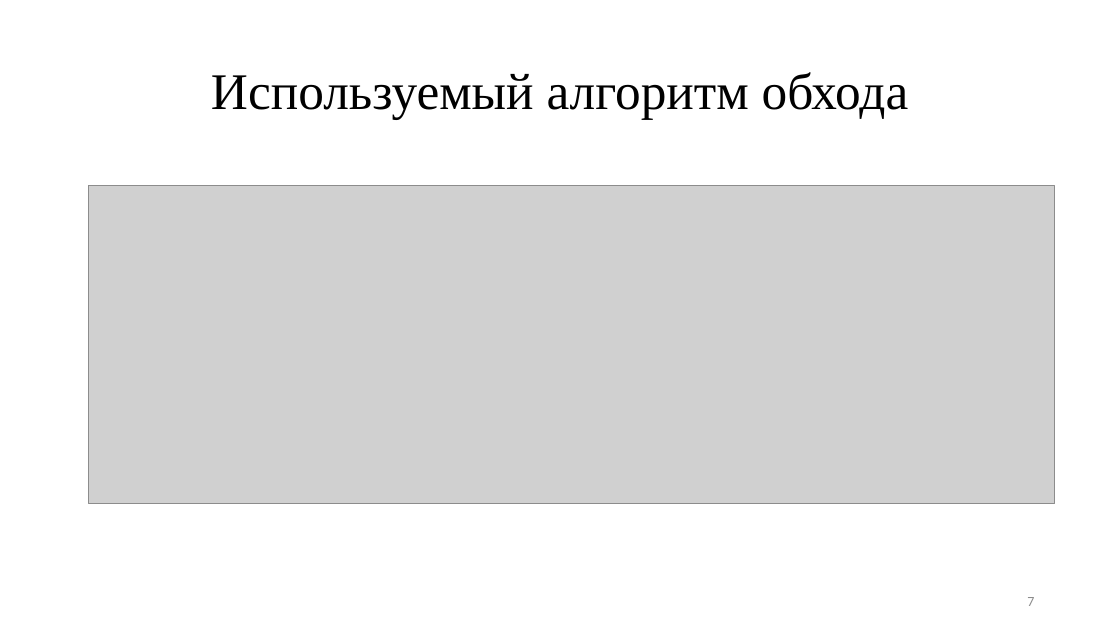
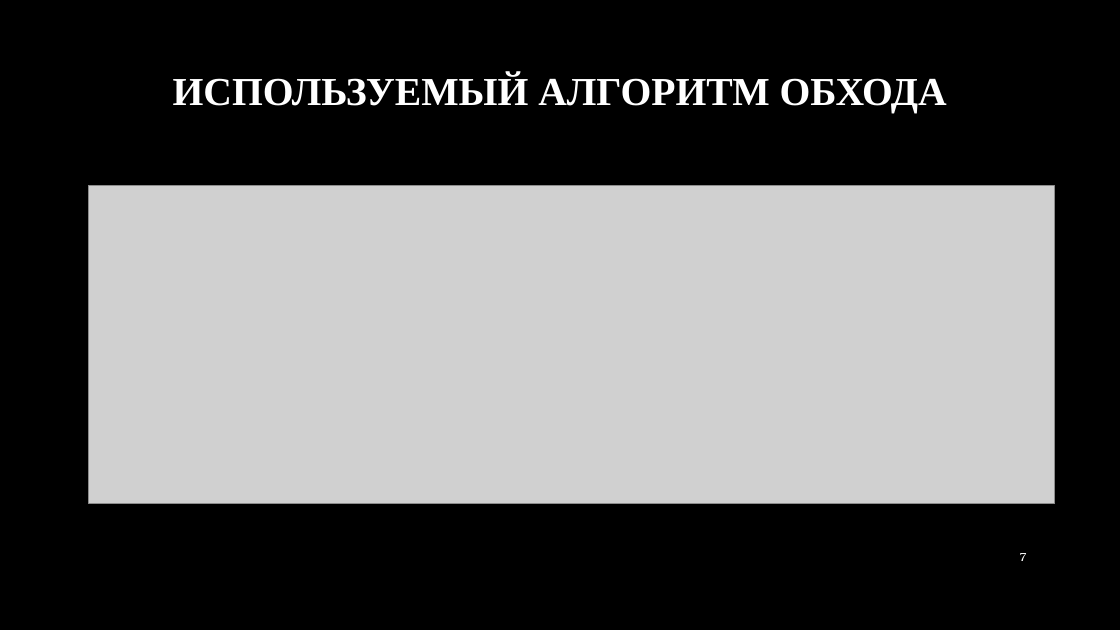
Before and after one commit to DMfananddu/Diploma, a slide deck: slide 7 of Защита диплома.pptx. Drawn at 1120x630 pixels with LibreOffice and Linux fonts; fonts in the diff are those of the drawing; grey boxes stand for pictures; background and template pictures are left out. Boxes give left, top, right and bottom in pixels: in the first picture for what was removed or moved away, otherwise in the second. Text is boxed around its words. In the diff, an @@ line names an element or a change of style, - is before the commit and + after.

```diff
--- a/Защита диплома.pptx
+++ b/Защита диплома.pptx
@@ background #FFFFFF to picture (left out) @@
@@ title at [173, 75, 947, 114]: text changed; size 44 to 34 pt; text colour #000000 to #FFFFFF; bold on @@
-Используемый алгоритм обхода
+ИСПОЛЬЗУЕМЫЙ АЛГОРИТМ ОБХОДА
@@ page number: place and size @@
-page number at [1027, 597, 1034, 606]
+page number at [1019, 553, 1026, 561]
@@ page number at [1019, 553, 1026, 561]: size 12 to 10 pt, font Calibri to TeX Gyre Bonum, text colour #8C8C8C to #FFFFFF @@
```
Also in this commit, not shown: 13 other slides changed, 1 slide added, 1 slide removed.
